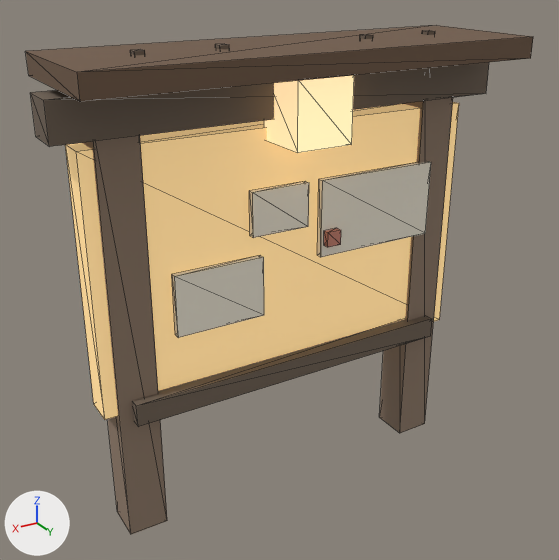
The glTF model public/models/jobBoard_max.glb: old version first, new version second.
Camera for both pictures: a camera (50 mm lens) standing at (1.73, 2.83, 2.46) and looking at (0.06, 0.06, 1.07). The lights are fixed; the arrows at lower left show +X, +Y and +Z. The picture after the commit comes second. Mesh edges are drawn as thin lines. Vertices at exactly the same position are counted once.

Objects in the first picture: 'jobBoard_max'.
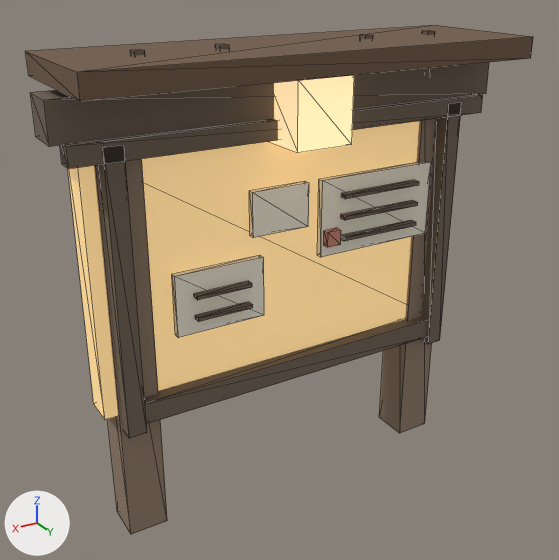
Changed parts and their boxes (x1, y1, x2, y2) in the pictures (559 x 560 px):
```json
{"part": 1, "of": "me_cube", "change": "added", "after": [341, 180, 419, 199], "on screen": "brown"}
{"part": 2, "of": "me_cube", "change": "added", "after": [341, 200, 418, 220], "on screen": "brown"}
{"part": 3, "of": "me_cube", "change": "added", "after": [341, 220, 416, 241], "on screen": "brown"}
{"part": 4, "of": "me_cube", "change": "added", "after": [194, 281, 252, 300], "on screen": "brown"}
{"part": 5, "of": "me_cube", "change": "added", "after": [195, 302, 253, 322], "on screen": "brown"}
{"part": 6, "of": "me_cube", "change": "added", "after": [421, 102, 462, 344], "on screen": "brown"}
{"part": 7, "of": "me_cube", "change": "added", "after": [98, 145, 147, 438], "on screen": "brown"}
{"part": 8, "of": "me_cube", "change": "added", "after": [60, 94, 483, 169], "on screen": "brown"}
```

Edits to the scene script, one JSON object a line:
```json
{"block": "me_cube", "where": "# used by ob_jobboard_max; location = (0.0, 0.1, 0.0)"}
{"op": "remove", "block": "me_cube", "code": "me_cube.from_pydata(...)  # 120 vertices, 180 faces; spans x -1.04..1.04, y -0.31..0.31, z 0.0..2.12"}
{"op": "add", "block": "me_cube", "code": "me_cube.from_pydata(...)  # 184 vertices, 276 faces; spans x -1.04..1.04, y -0.31..0.31, z 0.0..2.12"}
{"block": "me_cube", "change": "me_cube part 1: a new loose piece, a box spanning x -0.65..-0.23, y 0.011..0.046, z 1.431..1.449, in mat_jbdark (brown #736556)"}
{"block": "me_cube", "change": "me_cube part 2: a new loose piece, a box spanning x -0.65..-0.23, y 0.011..0.046, z 1.331..1.349, in mat_jbdark (brown #736556)"}
{"block": "me_cube", "change": "me_cube part 3: a new loose piece, a box spanning x -0.65..-0.23, y 0.011..0.046, z 1.231..1.249, in mat_jbdark (brown #736556)"}
{"block": "me_cube", "change": "me_cube part 4: a new loose piece, a box spanning x 0.25..0.51, y 0.011..0.046, z 1.112..1.128, in mat_jbdark (brown #736556)"}
{"block": "me_cube", "change": "me_cube part 5: a new loose piece, a box spanning x 0.25..0.51, y 0.011..0.046, z 1.012..1.028, in mat_jbdark (brown #736556)"}
{"block": "me_cube", "change": "me_cube part 6: a new loose piece, a box spanning x -0.86..-0.78, y -0.02..0.06, z 0.56..1.8, in mat_jbdark (brown #736556)"}
{"block": "me_cube", "change": "me_cube part 7: a new loose piece, a box spanning x 0.78..0.86, y -0.02..0.06, z 0.56..1.8, in mat_jbdark (brown #736556)"}
{"block": "me_cube", "change": "me_cube part 8: a new loose piece, a box spanning x -0.99..0.99, y -0.02..0.06, z 1.74..1.82, in mat_jbdark (brown #736556)"}
```
